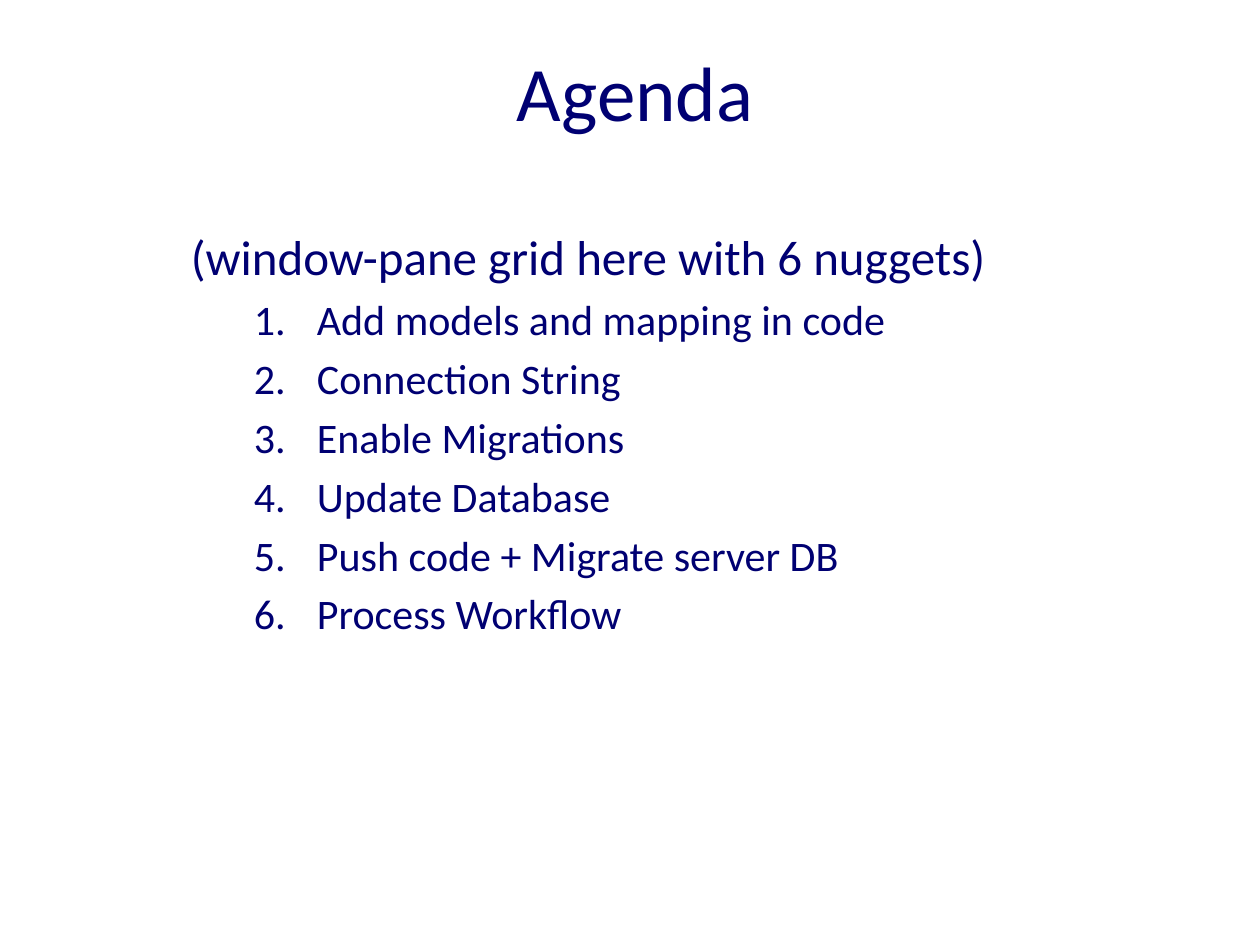
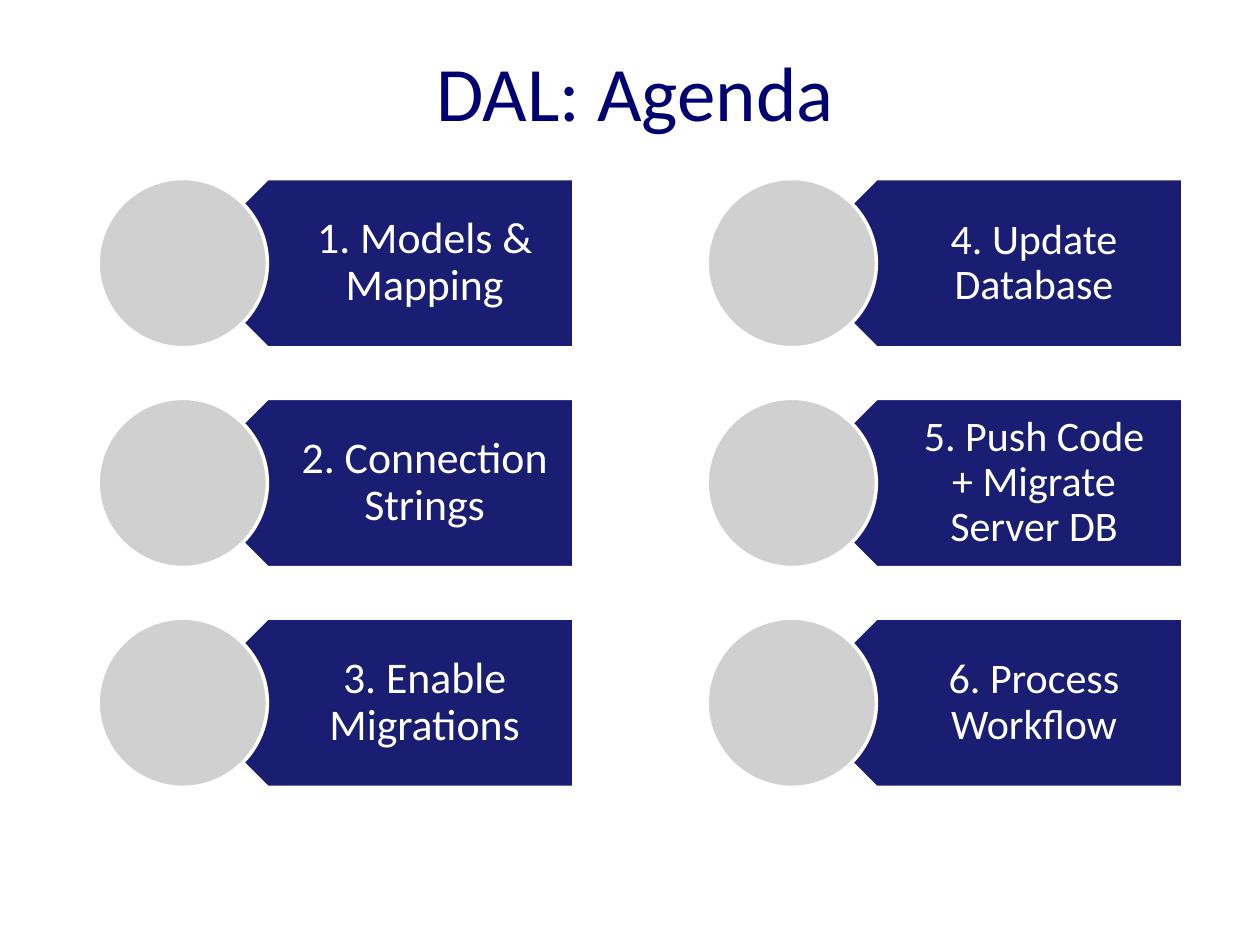
Before and after one commit to excellalabs/ExcellaLean, a slide deck: slide 7 of _presentations/CodeFirstMigrations.pptx. Drawn at 1260x945 pixels with LibreOffice and Linux fonts; fonts in the diff are those of the drawing; grey boxes stand for pictures; background and template pictures are left out. Boxes give left, top, right and bottom in pixels: in the first picture for what was removed or moved away, otherwise in the second. Text is boxed around its words. In the diff, an @@ line names an element or a change of style, - is before the commit and + after.

```diff
--- a/_presentations/CodeFirstMigrations.pptx
+++ b/_presentations/CodeFirstMigrations.pptx
@@ title at <box>436,67,833,135</box>: text changed @@
-Agenda
+DAL: Agenda
@@ text removed at <box>191,239,985,630</box> @@
-(window-pane grid here with 6 nuggets)
-  1. Add models and mapping in code
-  2. Connection String
-  3. Enable Migrations
-  4. Update Database
-  5. Push code + Migrate server DB
-  6. Process Workflow
@@ group added at <box>98,179,573,788</box>: 3 pentagon arrows, 3 texts, 3 pictures @@
+1. Models & Mapping
+2. Connection Strings
+3. Enable Migrations
@@ group added at <box>707,179,1182,788</box>: 3 pentagon arrows, 3 texts, 3 pictures @@
+4. Update Database
+5. Push Code + Migrate Server DB
+6. Process Workflow
```
Also in this commit, not shown: 12 other slides changed, 2 slides added, 3 slides removed.
